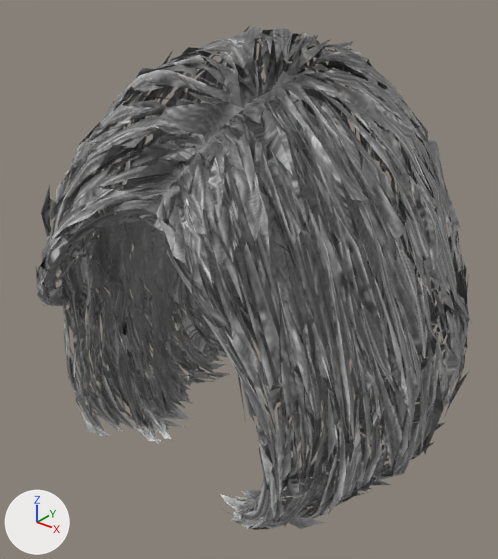
The glTF model app/public/models/hair_bob.glb: old version first, new version second.
Rendered twice from a 50 mm camera at (0.221, -0.286, 0.039) aimed at (-0.006, -0.002, -0.137). Lighting does not change. The marker at lower left points along +X, +Y and +Z. The older version comes first.
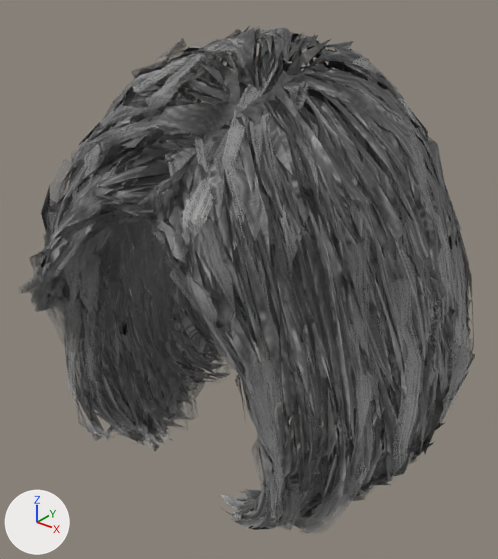
What differs and where, as boxes [x1, y1, x2, y2] in the pictures (498 x 559 px):
```json
{"object": "Mesh_0", "change": "recoloured", "before": [36, 26, 471, 530], "after": [36, 26, 471, 530], "on screen": "darker"}
{"object": "haircards", "change": "added", "after": [19, 27, 475, 535]}
```

The change, as JSON lines over the scene's bpy script:
```json
{"op": "add", "block": "img_haircards", "code": ["img_haircards = load_image('haircards', '_unpacked/haircards', 1024, 512, 'sRGB')"]}
{"op": "add", "block": "mat_hairbase", "code": ["mat_hairbase = bpy.data.materials.new('hairbase')", "# colours: light grey #c4c4c4", "# uses the picture img_image_0"]}
{"op": "add", "block": "mat_haircards", "code": ["mat_haircards = bpy.data.materials.new('haircards')", "# uses the picture img_haircards"]}
{"block": "me_mesh_0", "where": "me_mesh_0.from_pydata(...)  # 9051 vertices, 6000 faces; spans x -0.12..0.116, y -0.109..0.124, z -0.253..0.003"}
{"op": "remove", "block": "me_mesh_0", "code": "me_mesh_0.materials.append(mat_hair)  # picture img_image_0"}
{"op": "add", "block": "me_mesh_0", "code": "me_mesh_0.materials.append(mat_hairbase)"}
{"op": "add", "block": "me_haircards", "code": ["me_haircards = bpy.data.meshes.new('haircards')", "me_haircards.from_pydata(...)  # 7506 vertices, 6414 faces; spans x -0.124..0.119, y -0.113..0.127, z -0.259..0.003", "me_haircards.materials.append(mat_haircards)"]}
{"op": "add", "block": "ob_haircards", "code": ["ob_haircards = bpy.data.objects.new('haircards', me_haircards)", "ob_haircards.location = (0.0, 0.0, 0.0)"]}
```
